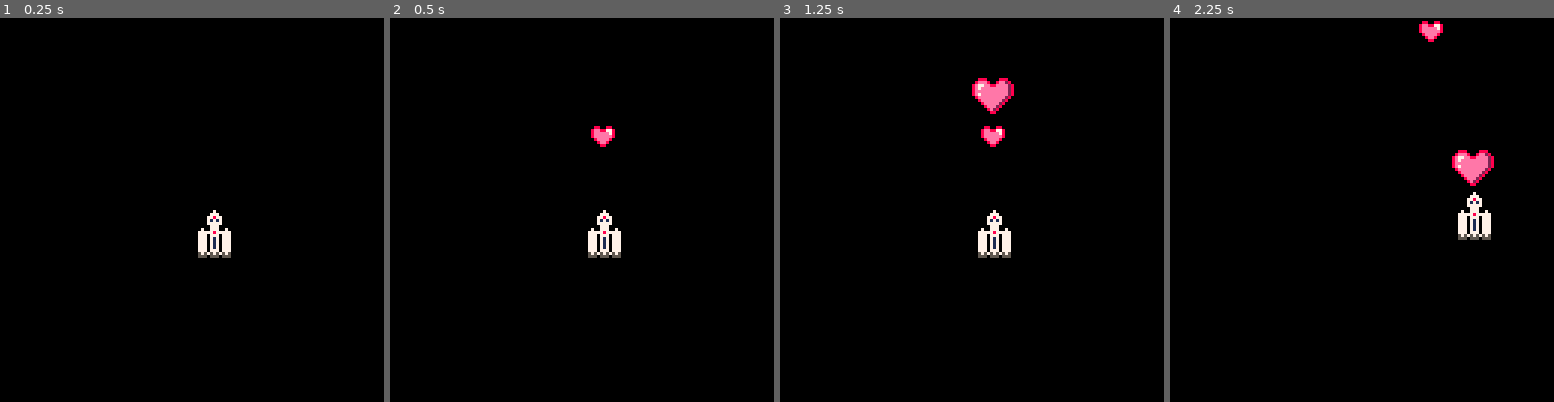
Above: before the commit, frames 1-4 (left to right).
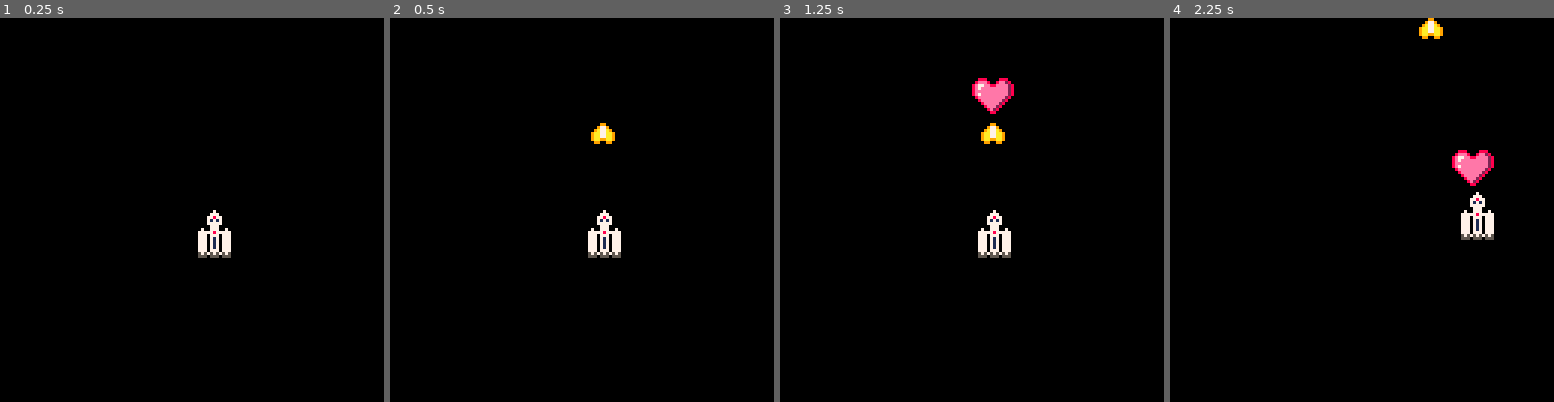
Above: after the commit, the same moments.

Repository: marcentusch/falcon-heavy-schmup
Game: PICO-8 cartridge falcon-heavy-schmup.p8
The game is run twice, just before and just after one commit, with the same random seed, the same clock (stepped at 60 frames per second) and the same inputs.
Inputs:
- Up to frame 1 (0.25 s): no input
- Up to frame 2 (0.5 s): tap X (X key) at 0.33 s
- Up to frame 3 (1.25 s): tap O (Z key) at 0.7 s; tap X (X key) at 1.07 s
- Up to frame 4 (2.25 s): hold Right 1.6-2.1 s; tap O (Z key) at 1.7, 2.1 s; tap X (X key) at 1.85 s; hold Up from 2.15 s (still down)

Frame 1 is identical in both runs. In frame 2, 0.3% of the frame differs, in the area x 52-59%, y 27-34%; in frame 3, 0.3%; in frame 4, 0.8%, in the area x 64-85%, y 0-58%.

Commit message:
movement animation

Diff:
--- a/falcon-heavy-schmup.p8
+++ b/falcon-heavy-schmup.p8
@@ -4,6 +4,8 @@
 function _init()
 	fh_x = 64
 	fh_y = 64
+	fh_sprite=72
+	fh_flip=false
 	speedx = 2
 	speedy = 2
 	bullet_x =0
@@ -22,19 +24,25 @@
 function _draw()
 	cls(0)
 	draw_fh()
-	spr(0,bullet_x,bullet_y)
+	spr(1,bullet_x,bullet_y)
 	spr(9,bh_x,bh_y,2,2)
 end
 
 function draw_fh()
-	spr(72,fh_x,fh_y,2,2)
+	spr(fh_sprite,fh_x,fh_y,2,2,fh_flip)
 end
 
 function fh_controls()
+	fh_sprite=72
+
  if btn(0) and fh_x > 0 then
+ 	fh_sprite = 102
+ 	fh_flip=false
 		fh_x = fh_x - speedx
 	end
 	if btn(1) and fh_x < 115 then
+		fh_sprite = 102
+ 	fh_flip=true
 		fh_x = fh_x + speedx
 	end
 	if btn(2) then
Not shown, changed: 24 lines of the sprite sheet (__gfx__) section of falcon-heavy-schmup.p8
